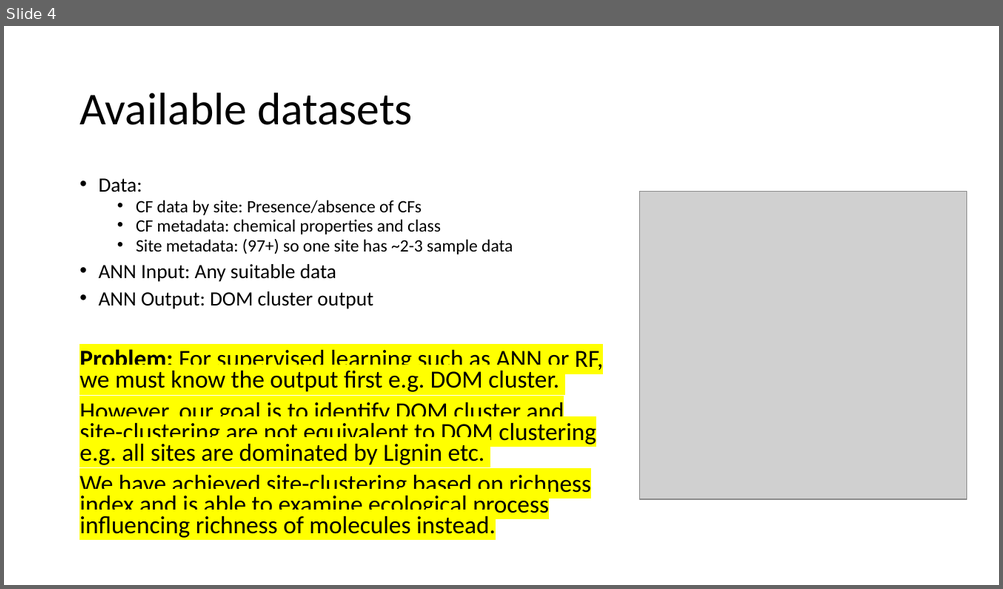
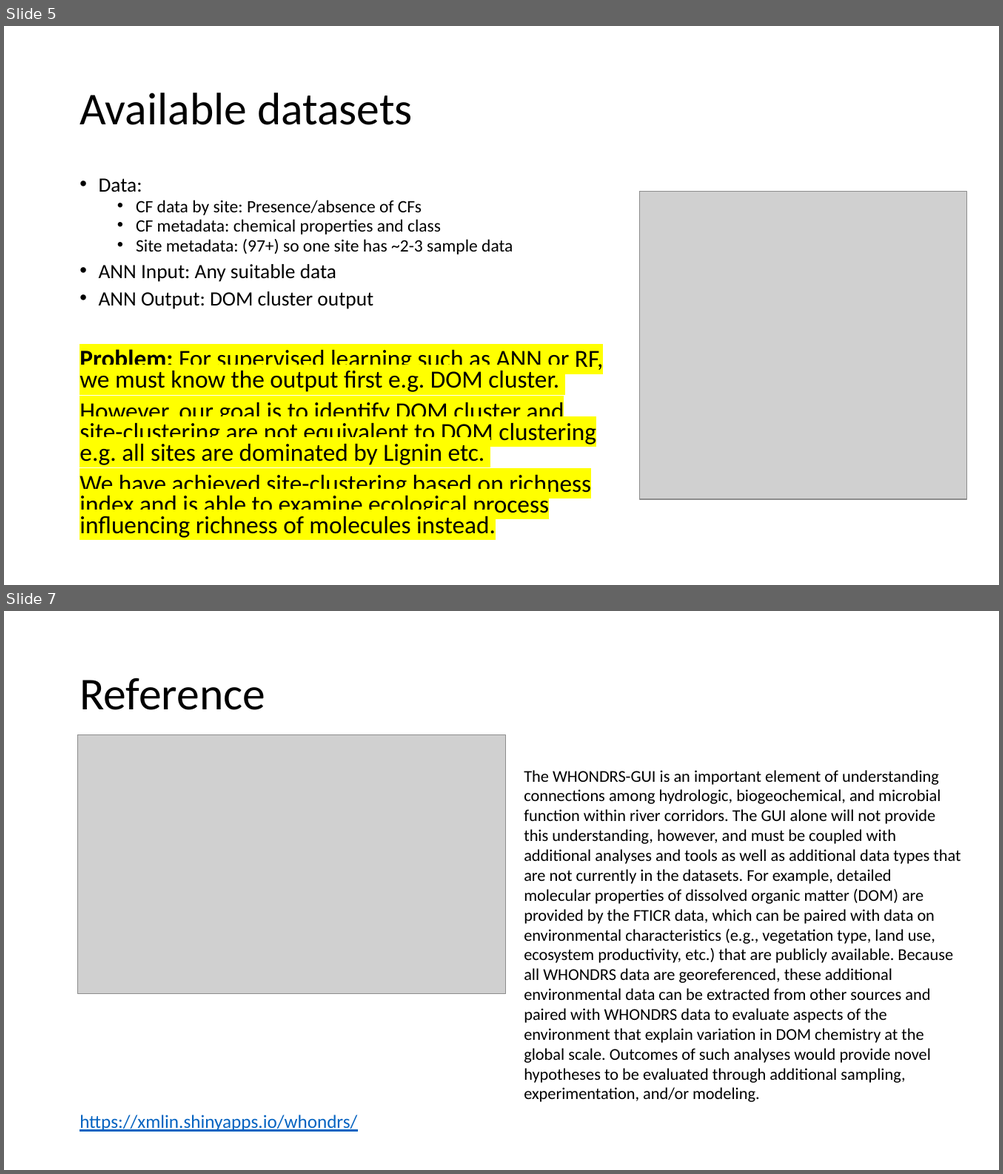
Before and after one commit to mmlchang/WHONDRS_collaboration, a slide deck: EDA/EDA.pptx. Shown one above the other, each under a label of ours: slide 4 before the commit, slides 5 and 7 after it; the slides between them are not shown. The pictures are 1003x589 and 1003x1174 pixels, drawn with LibreOffice and Linux fonts; fonts in the diff are those of the drawing; grey boxes stand for pictures. Boxes give left, top, right and bottom in pixels: in the first picture for what was removed or moved away, otherwise in the second. Text is boxed around its words. In the diff, an @@ line names an element or a change of style, - is before the commit and + after.

```diff
--- a/EDA/EDA.pptx
+++ b/EDA/EDA.pptx
@@ slide 7 added at [4,611,999,1170], background #FFFFFF @@
@@ title added at [79,678,265,710], 44 pt, text #000000 @@
+Reference
@@ picture added at [78,735,506,994] @@
@@ text added at [523,770,960,1102], 16 pt, text #000000 @@
+The WHONDRS-GUI is an important element of understanding connections among hydrologic, biogeochemical, and microbial function within river corridors. The GUI alone will not provide this understanding, however, and must be coupled with additional analyses and tools as well as additional data types that are not currently in the datasets. For example, detailed molecular properties of dissolved organic matter (DOM) are provided by the FTICR data, which can be paired with data on environmental characteristics (e.g., vegetation type, land use, ecosystem productivity, etc.) that are publicly available. Because all WHONDRS data are georeferenced, these additional environmental data can be extracted from other sources and paired with WHONDRS data to evaluate aspects of the environment that explain variation in DOM chemistry at the global scale. Outcomes of such analyses would provide novel hypotheses to be evaluated through additional sampling, experimentation, and/or modeling.
@@ text added at [79,1115,357,1132], 18 pt, text #0563C1, underline @@
+https://xmlin.shinyapps.io/whondrs/
@@ what was slide 4 is now slide 5 @@
```
Also in this commit, not shown: 2 slides changed, 4 other slides added, 1 slide removed, 1 other file.
